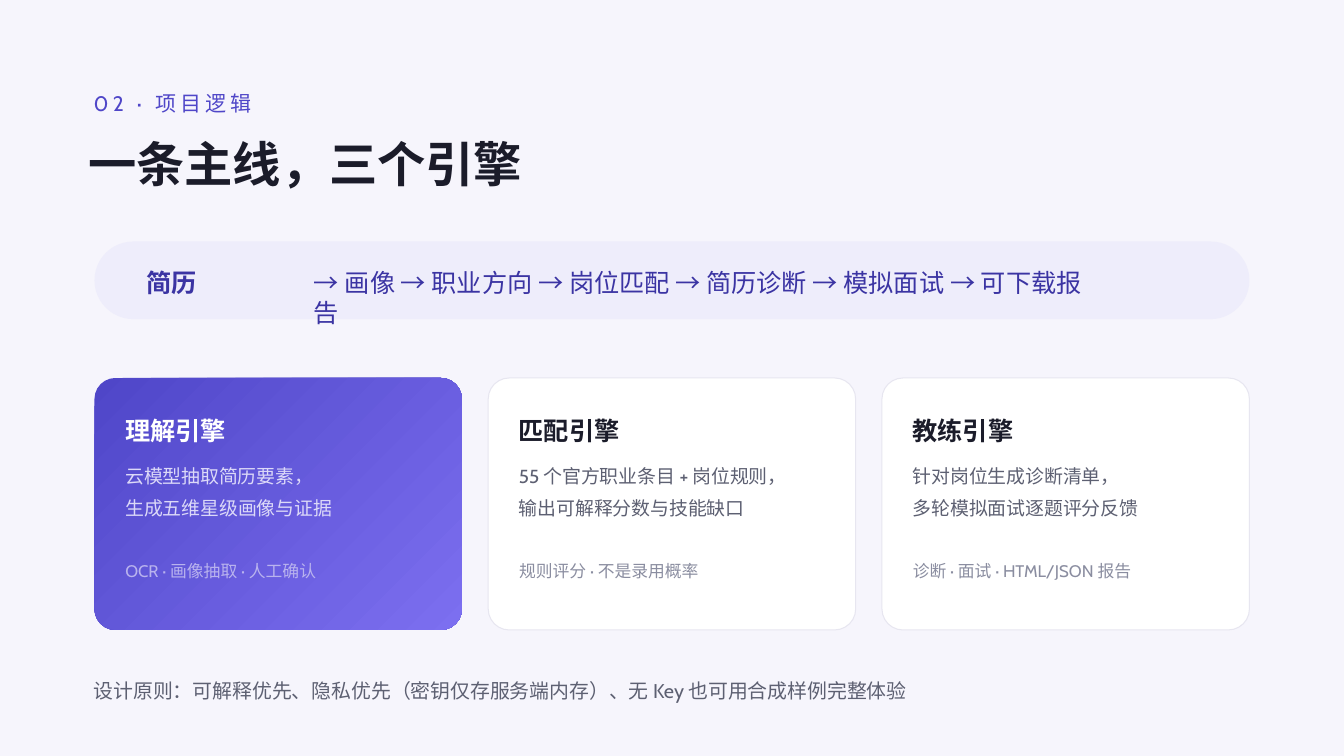
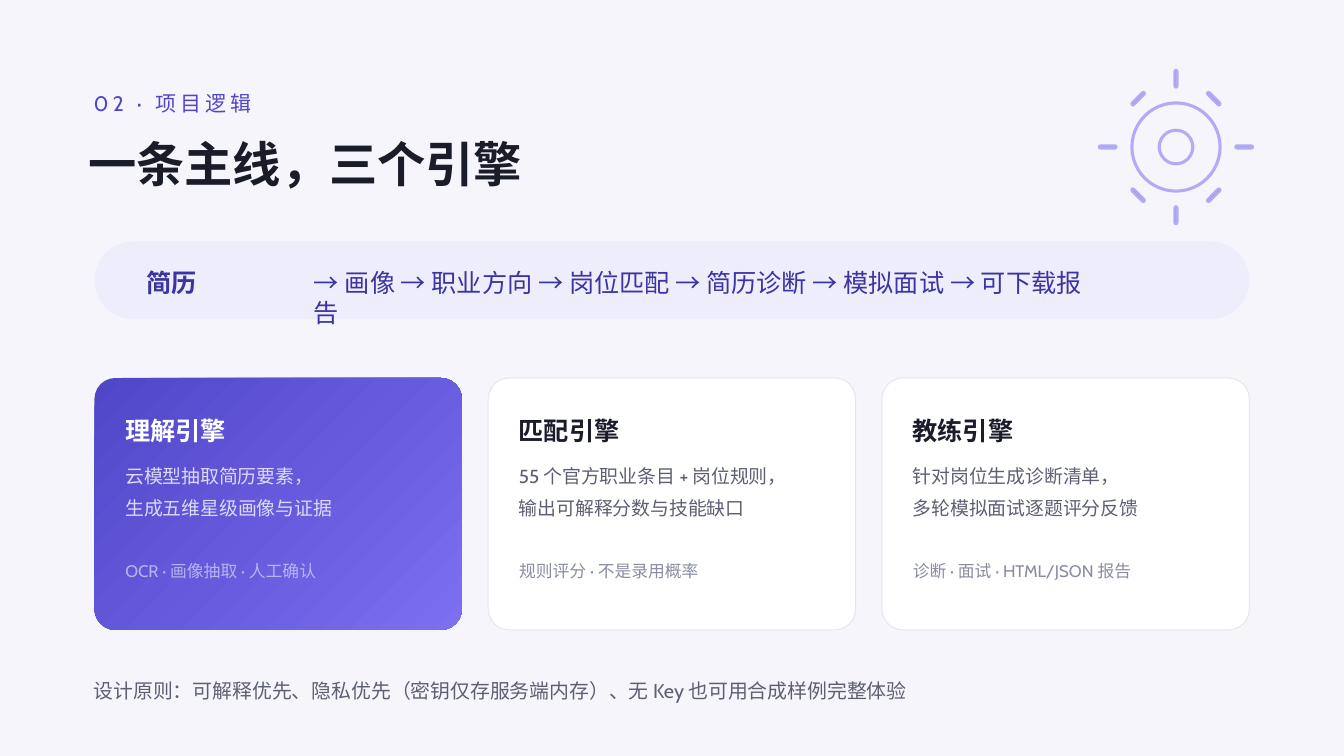
Before and after one commit to CP-bee-git/AI-game, a slide deck: slide 3 of docs/ppt-assets/careerpilot-intro.pptx. Drawn at 1344x756 pixels with LibreOffice and Linux fonts; fonts in the diff are those of the drawing. Boxes give left, top, right and bottom in pixels: in the first picture for what was removed or moved away, otherwise in the second. Text is boxed around its words. In the diff, an @@ line names an element or a change of style, - is before the commit and + after.

```diff
--- a/docs/ppt-assets/careerpilot-intro.pptx
+++ b/docs/ppt-assets/careerpilot-intro.pptx
@@ freeform shape added at bbox=[1101, 72, 1252, 223], fill #000000 at 55% opacity, outline #7C6FF0 3.75 pt @@
@@ ellipse added at bbox=[1132, 103, 1221, 192], outline #7C6FF0 2.25 pt @@
@@ ellipse added at bbox=[1159, 130, 1193, 163], outline #7C6FF0 2.25 pt @@
```
Also in this commit, not shown: 7 other slides changed, 8 other files.
